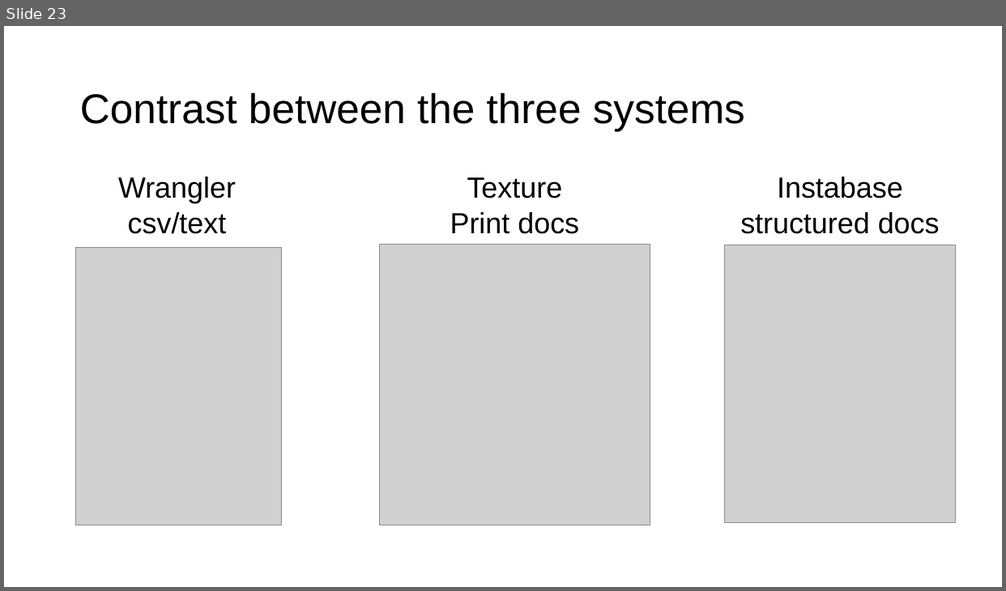
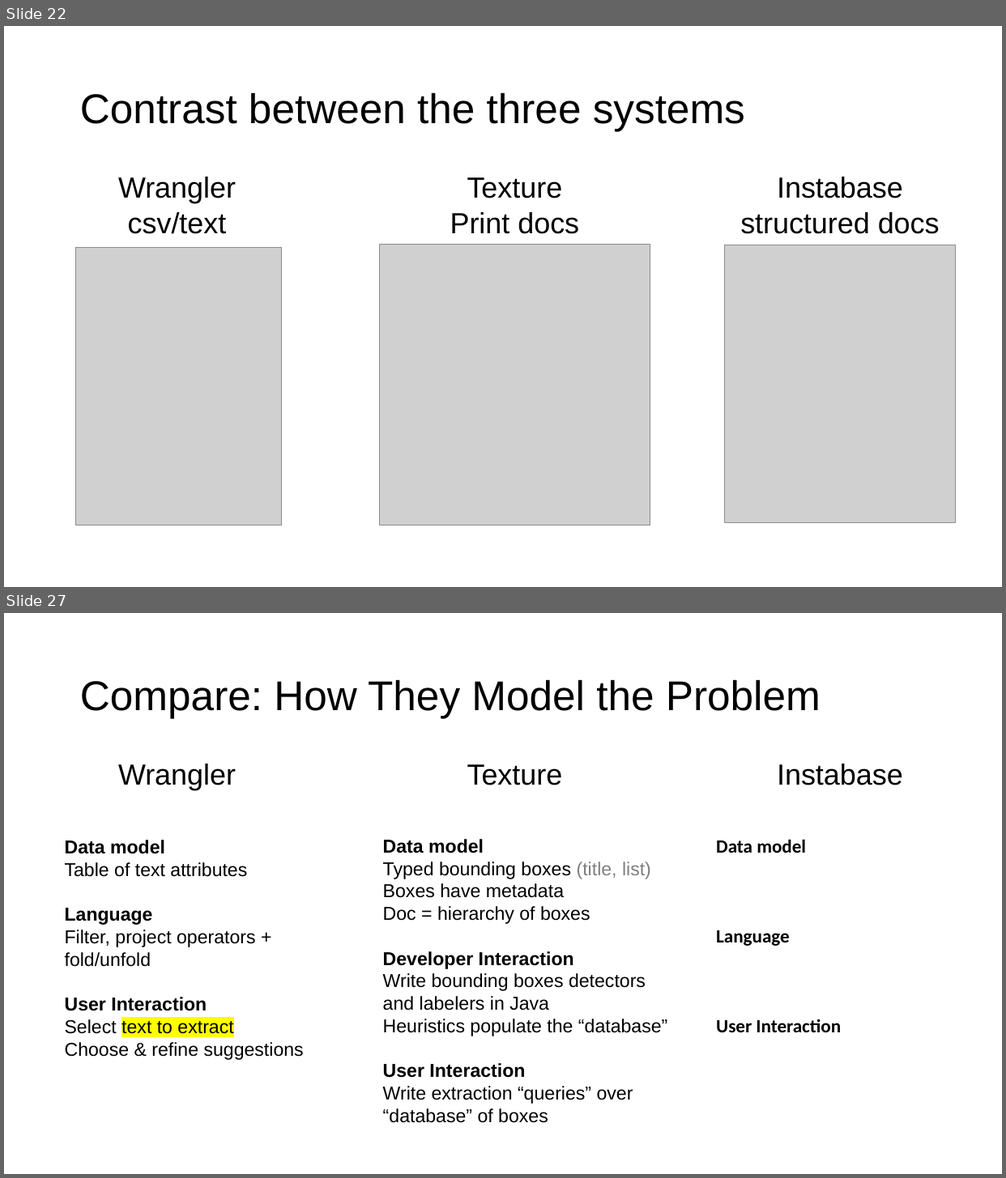
Before and after one commit to columbiaviz/columbiaviz.github.io, a slide deck: 2020s_w6998/lecs/11_text.pptx. Shown one above the other, each under a label of ours: slide 23 before the commit, slides 22 and 27 after it; the slides between them are not shown. The pictures are 1006x591 and 1006x1178 pixels, drawn with LibreOffice and Linux fonts; fonts in the diff are those of the drawing; grey boxes stand for pictures. Boxes give left, top, right and bottom in pixels: in the first picture for what was removed or moved away, otherwise in the second. Text is boxed around its words. In the diff, an @@ line names an element or a change of style, - is before the commit and + after.

```diff
--- a/2020s_w6998/lecs/11_text.pptx
+++ b/2020s_w6998/lecs/11_text.pptx
@@ slide 27 added at [4, 613, 1002, 1174], background #FFFFFF @@
@@ title added at [80, 679, 820, 718], 40 pt, text #000000 @@
+Compare: How They Model the Problem
@@ text added at [118, 764, 236, 790], 28 pt, text #000000 @@
+Wrangler
@@ text added at [467, 764, 563, 786], 28 pt, text #000000 @@
+Texture
@@ text added at [777, 764, 903, 786], 28 pt, text #000000 @@
+Instabase
@@ text added at [65, 840, 304, 1060], 18 pt, text #000000 @@
+Data model
+Table of text attributes
+Language
+Filter, project operators + fold/unfold
+User Interaction
+Select text to extract
+Choose & refine suggestions
@@ text added at [383, 839, 667, 1123], 18 pt, text #000000 @@
+Data model
+Typed bounding boxes (title, list)
+Boxes have metadata
+Doc = hierarchy of boxes
+Developer Interaction
+Write bounding boxes detectors and labelers in Java
+Heuristics populate the “database”
+User Interaction
+Write extraction “queries” over “database” of boxes
@@ text added at [716, 839, 841, 1033], 18 pt, text #000000, bold @@
+Data model
+Language
+User Interaction
@@ what was slide 23 is now slide 22 @@
```
Also in this commit, not shown: 2 slides changed, 6 other slides added, 3 slides removed.
